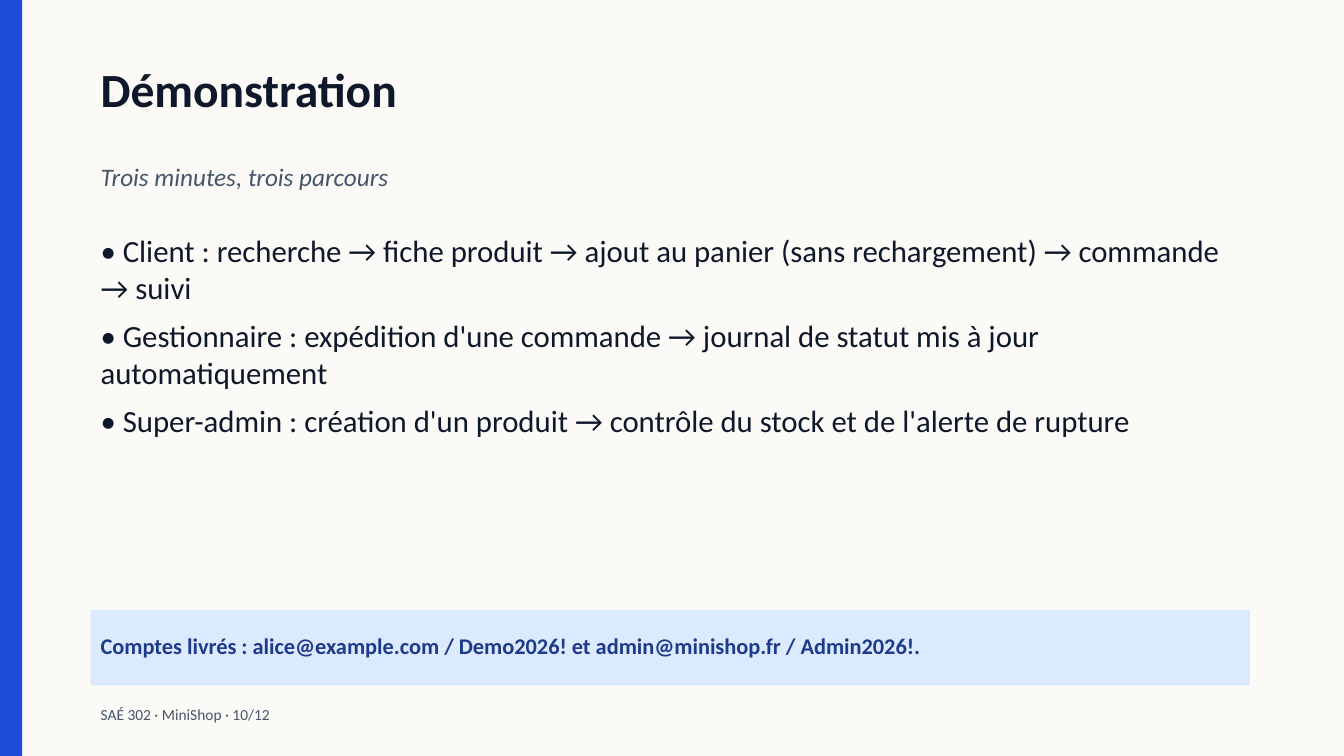
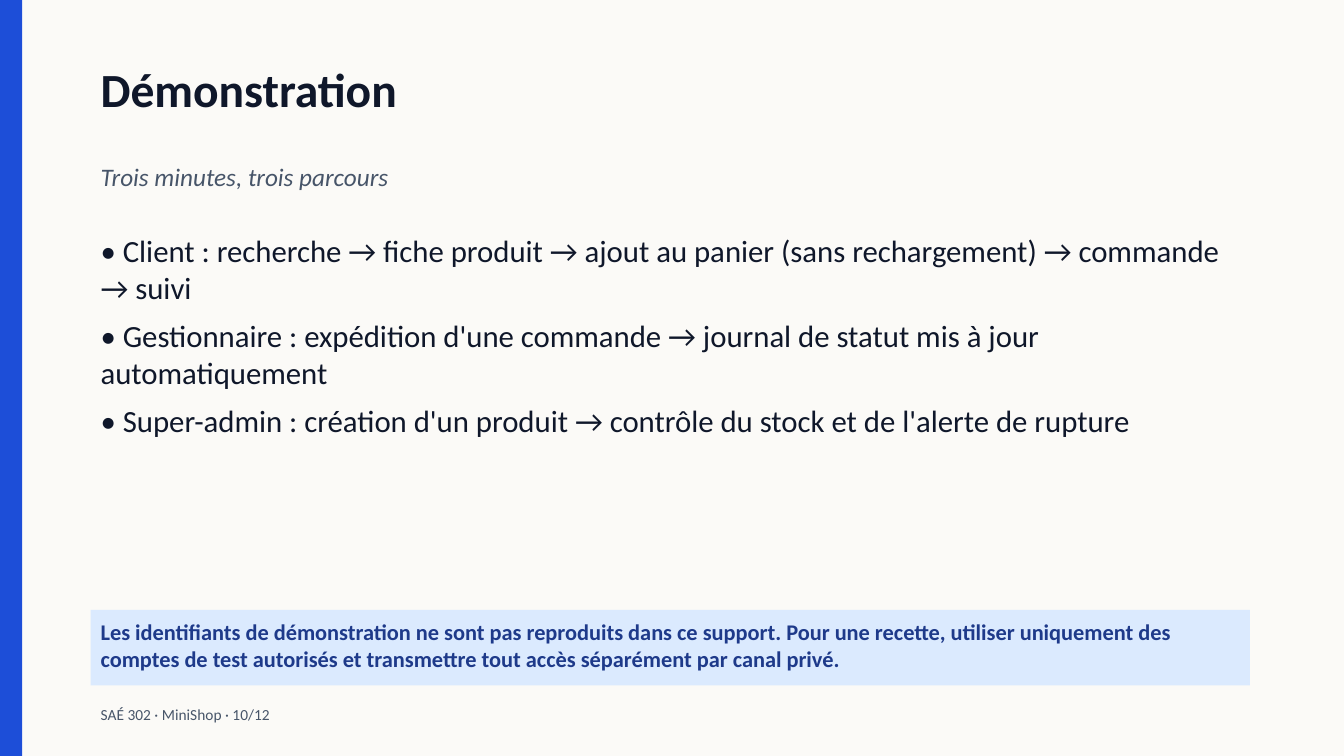
Before and after one commit to jojo8356/SAE-302, a slide deck: slide 10 of livrables/minishop-soutenance.pptx. Drawn at 1344x756 pixels with LibreOffice and Linux fonts; fonts in the diff are those of the drawing. Boxes give left, top, right and bottom in pixels: in the first picture for what was removed or moved away, otherwise in the second. Text is boxed around its words. In the diff, an @@ line names an element or a change of style, - is before the commit and + after.

Commit message:
docs: redact demo credentials from docs

```diff
--- a/livrables/minishop-soutenance.pptx
+++ b/livrables/minishop-soutenance.pptx
@@ text in rectangle at (x1=101, y1=624, x2=1170, y2=671): text changed @@
-Comptes livrés : alice@example.com / Demo2026! et admin@minishop.fr / Admin2026!.
+Les identifiants de démonstration ne sont pas reproduits dans ce support. Pour une recette, utiliser uniquement des comptes de test autorisés et transmettre tout accès séparément par canal privé.
```
Also in this commit, not shown: 29 other files.
